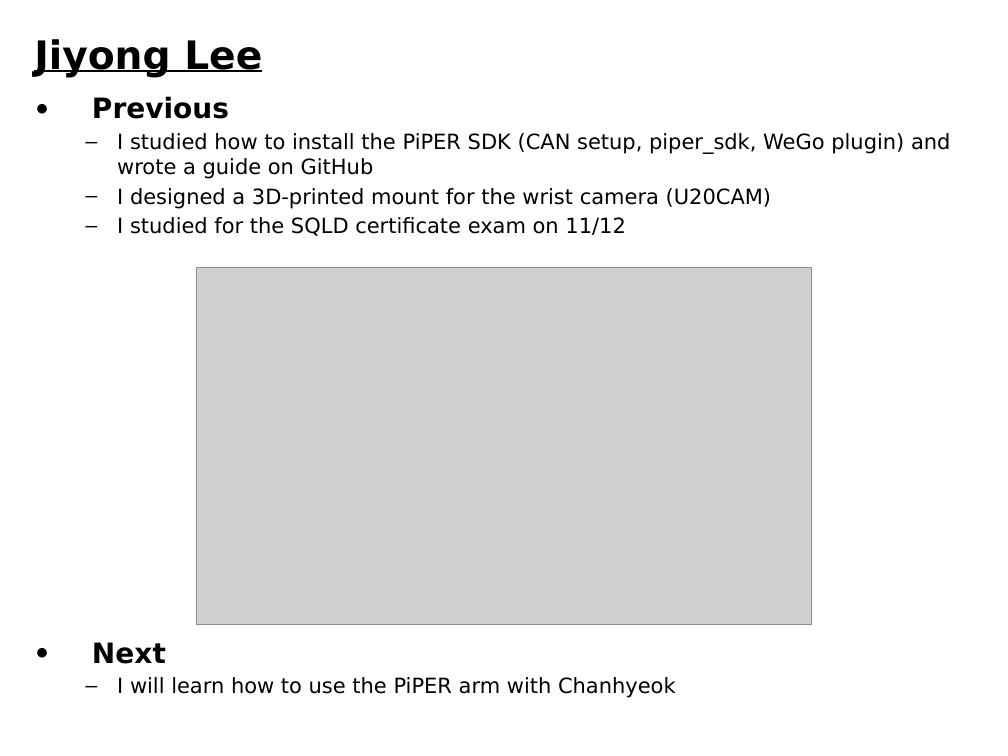
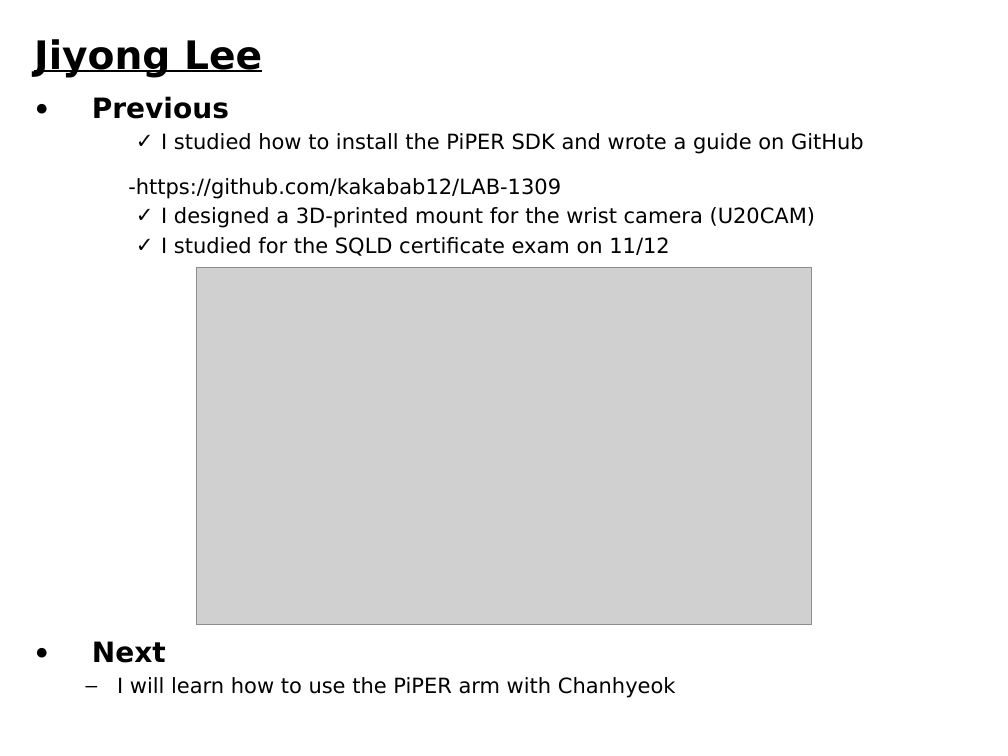
Before and after one commit to kakabab12/LAB-1309, a slide deck: slide 2 of 09_주간보고/2026-11-12/주간보고_11_12_이지용.pptx. Drawn at 1008x756 pixels with LibreOffice and Linux fonts; fonts in the diff are those of the drawing; grey boxes stand for pictures. Boxes give left, top, right and bottom in pixels: in the first picture for what was removed or moved away, otherwise in the second. Text is boxed around its words. In the diff, an @@ line names an element or a change of style, - is before the commit and + after.

```diff
--- a/09_주간보고/2026-11-12/주간보고_11_12_이지용.pptx
+++ b/09_주간보고/2026-11-12/주간보고_11_12_이지용.pptx
@@ text at (92,96,816,256): bullet – to ✓; list level 2 to 3 in "I designed a 3D-printed mount ..."; list level 2 to 3 in "I studied for the SQLD ..." @@
@@ text at (128,133,864,199): text changed @@
-  – I studied how to install the PiPER SDK (CAN setup, piper_sdk, WeGo plugin) and wrote a guide on GitHub
+    ✓ I studied how to install the PiPER SDK and wrote a guide on GitHub
+-https://github.com/kakabab12/LAB-1309
```
Also in this commit, not shown: 1 other slide changed, 10 other files.
